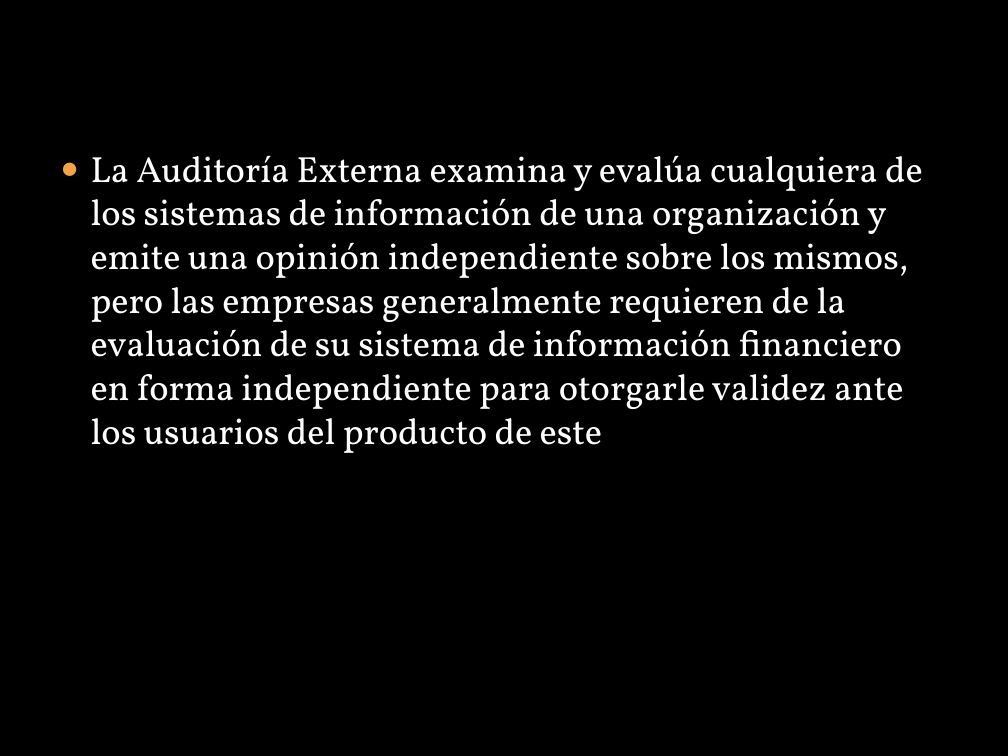
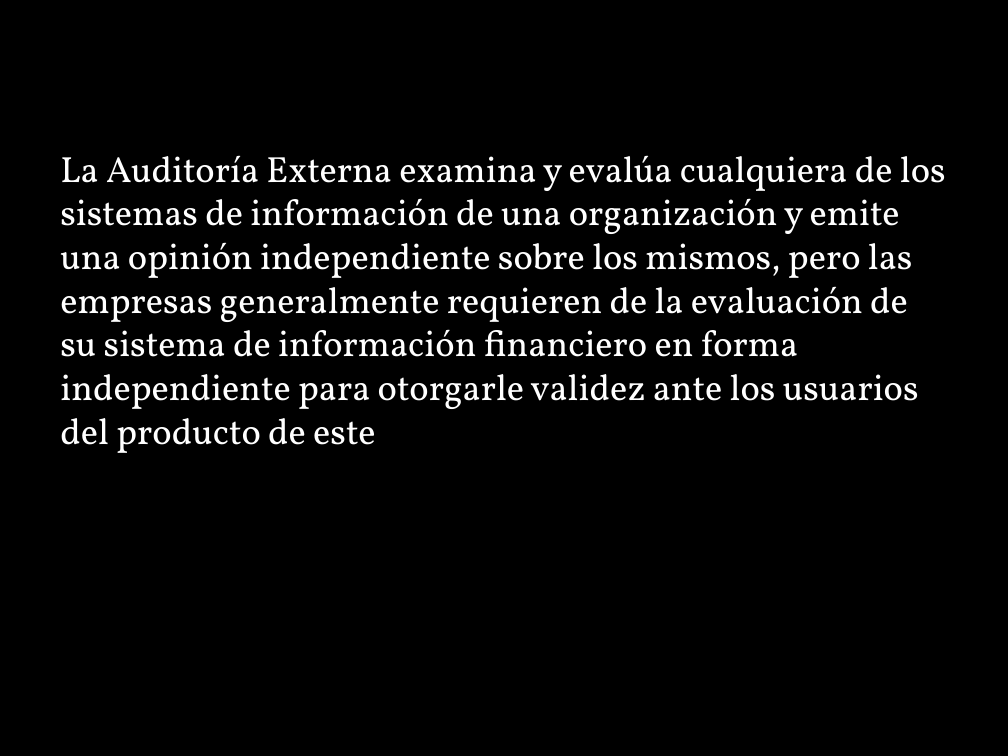
Before and after one commit to lc850/auditoria, a slide deck: slide 7 of HECTOR.pptx (slide 4 before the commit). Drawn at 1008x756 pixels with LibreOffice and Linux fonts; fonts in the diff are those of the drawing; background and template pictures are left out. Boxes give left, top, right and bottom in pixels: in the first picture for what was removed or moved away, otherwise in the second. Text is boxed around its words. In the diff, an @@ line names an element or a change of style, - is before the commit and + after.

```diff
--- a/HECTOR.pptx
+++ b/HECTOR.pptx
@@ text "La Auditoría Externa examina y ..." at (x1=60, y1=155, x2=946, y2=453): bullet ● to none @@
```
Also in this commit, not shown: 3 other slides changed, 3 slides added.
